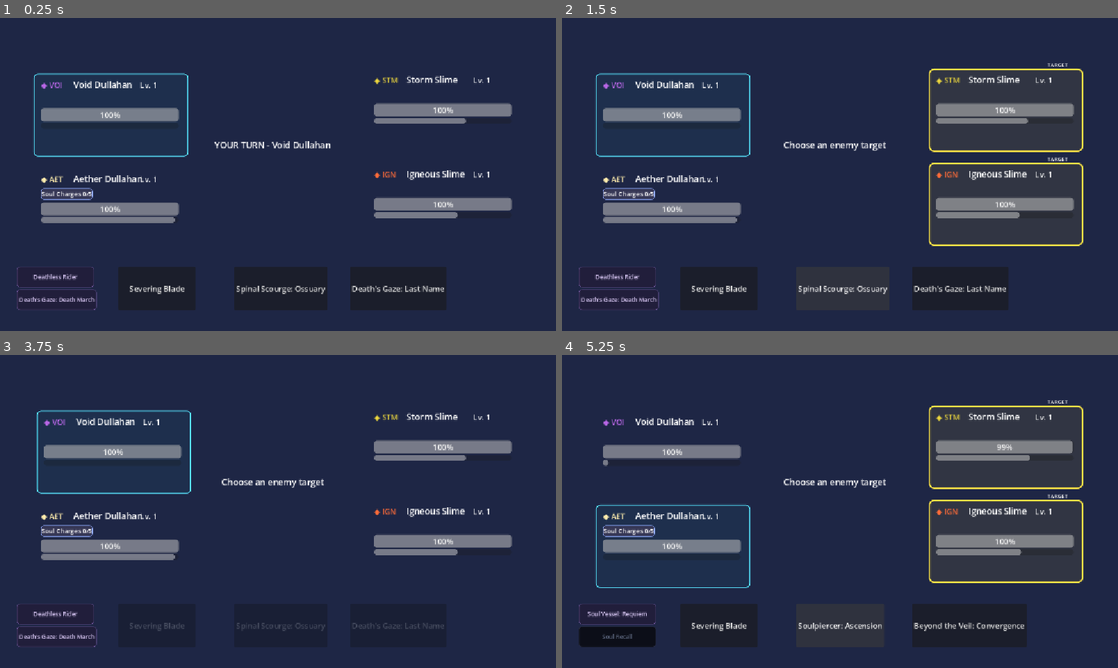
Above: before the commit, frames 1-4 (two rows, left to right).
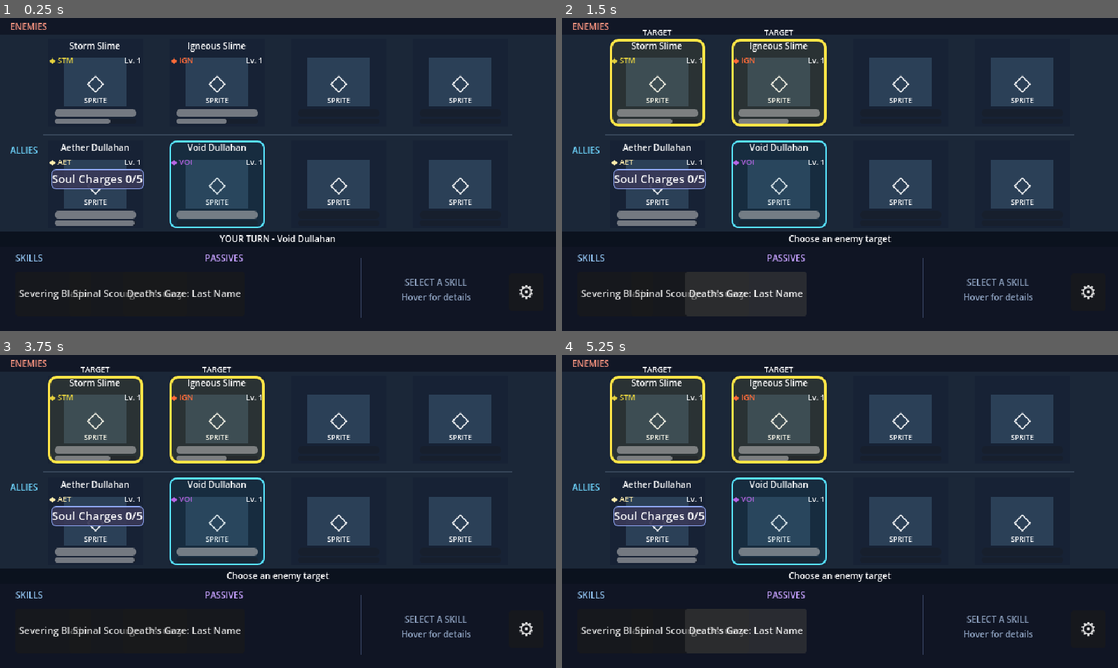
Above: after the commit, the same moments.

Repository: Akharyuu/monster-rpg
Game: Godot game, scene res://scenes/battle/battle_screen.tscn
The game is run twice, just before and just after one commit, with the same random seed, the same clock (stepped at 60 frames per second) and the same inputs.
Inputs (mouse positions are in pixels of both pictures, inside the frame that each line leads up to):
- Up to frame 1 (0.25 s): no input
- Up to frame 2 (1.5 s): click "Severing Blade" at 0.5 s; click "Spinal Scourge: Ossuary" at 1.25 s
- Up to frame 3 (3.75 s): click "Death's Gaze: Last Name" at 2 s; click (528, 630) at 2.75 s, where only the run after the commit has a clickable "⚙"; click (444, 445) at 3.52 s
- Up to frame 4 (5.25 s): click (617, 614) at 4.25 s, where only the run before the commit has a clickable "Deathless Rider"; click "Soulpiercer: Ascension" (after the commit: "Spinal Scourge: Ossuary") at 5 s

The runs differ from the first frame. In frame 1, 52% of the frame differs, in the area x 0-100%, y 0-100%; in frame 2, 57%; in frame 3, 55%; in frame 4, 55%.

Commit message:
ui: scaffold compact four-slot battle scene and 640x360 viewport

Diff:
--- a/godot/project.godot
+++ b/godot/project.godot
@@ -17,8 +17,12 @@
 
 [display]
 
-window/stretch/mode="canvas_items"
-window/stretch/aspect="expand"
+window/size/viewport_width=640
+window/size/viewport_height=360
+window/size/window_width_override=1280
+window/size/window_height_override=720
+window/stretch/mode="viewport"
+window/stretch/aspect="keep"
 
 [physics]
 
--- a/godot/scenes/battle/battle_screen.tscn
+++ b/godot/scenes/battle/battle_screen.tscn
@@ -20,109 +20,310 @@
 anchor_bottom = 1.0
 grow_horizontal = 2
 grow_vertical = 2
-color = Color(0.12, 0.15, 0.27, 1)
+mouse_filter = 2
+color = Color(0.066, 0.09, 0.15, 1)
+
+[node name="Battlefield" type="ColorRect" parent="."]
+layout_mode = 0
+offset_top = 19.0
+offset_right = 640.0
+offset_bottom = 246.0
+mouse_filter = 2
+color = Color(0.105, 0.155, 0.22, 1)
+
+[node name="Center Divide" type="ColorRect" parent="."]
+layout_mode = 0
+offset_left = 50.0
+offset_top = 134.0
+offset_right = 590.0
+offset_bottom = 135.0
+mouse_filter = 2
+color = Color(0.54, 0.62, 0.73, 0.25)
+
+[node name="Enemies Caption" type="Label" parent="."]
+layout_mode = 0
+offset_left = 12.0
+offset_top = 3.0
+offset_right = 132.0
+offset_bottom = 19.0
+mouse_filter = 2
+text = "ENEMIES"
+theme_override_colors/font_color = Color(0.98, 0.58, 0.5, 1)
+theme_override_font_sizes/font_size = 10
+
+[node name="Allies Caption" type="Label" parent="."]
+layout_mode = 0
+offset_left = 12.0
+offset_top = 145.0
+offset_right = 132.0
+offset_bottom = 160.0
+mouse_filter = 2
+text = "ALLIES"
+theme_override_colors/font_color = Color(0.43, 0.83, 0.99, 1)
+theme_override_font_sizes/font_size = 10
+
+[node name="Enemy HUD 1" parent="." instance=ExtResource("2")]
+layout_mode = 0
+offset_left = 55.0
+offset_top = 24.0
+offset_right = 165.0
+offset_bottom = 129.0
+
+[node name="Enemy HUD 2" parent="." instance=ExtResource("2")]
+layout_mode = 0
+offset_left = 195.0
+offset_top = 24.0
+offset_right = 305.0
+offset_bottom = 129.0
+
+[node name="Enemy HUD 3" parent="." instance=ExtResource("2")]
+layout_mode = 0
+offset_left = 335.0
+offset_top = 24.0
+offset_right = 445.0
+offset_bottom = 129.0
+
+[node name="Enemy HUD 4" parent="." instance=ExtResource("2")]
+layout_mode = 0
+offset_left = 475.0
+offset_top = 24.0
+offset_right = 585.0
+offset_bottom = 129.0
 
 [node name="Ally HUD 1" parent="." instance=ExtResource("2")]
 layout_mode = 0
-offset_left = 70.0
-offset_top = 310.0
-offset_right = 390.0
-offset_bottom = 455.0
+offset_left = 55.0
+offset_top = 141.0
+offset_right = 165.0
+offset_bottom = 246.0
 
 [node name="Ally HUD 2" parent="." instance=ExtResource("2")]
 layout_mode = 0
-offset_left = 70.0
-offset_top = 115.0
-offset_right = 390.0
-offset_bottom = 260.0
-
-[node name="Enemy HUD 1" parent="." instance=ExtResource("2")]
-layout_mode = 0
-offset_left = 760.0
-offset_top = 105.0
-offset_right = 1080.0
-offset_bottom = 250.0
-
-[node name="Enemy HUD 2" parent="." instance=ExtResource("2")]
-layout_mode = 0
-offset_left = 760.0
-offset_top = 300.0
-offset_right = 1080.0
-offset_bottom = 445.0
+offset_left = 195.0
+offset_top = 141.0
+offset_right = 305.0
+offset_bottom = 246.0
+
+[node name="Ally HUD 3" parent="." instance=ExtResource("2")]
+layout_mode = 0
+offset_left = 335.0
+offset_top = 141.0
+offset_right = 445.0
+offset_bottom = 246.0
+
+[node name="Ally HUD 4" parent="." instance=ExtResource("2")]
+layout_mode = 0
+offset_left = 475.0
+offset_top = 141.0
+offset_right = 585.0
+offset_bottom = 246.0
+
+[node name="Turn Backdrop" type="ColorRect" parent="."]
+layout_mode = 0
+offset_top = 246.0
+offset_right = 640.0
+offset_bottom = 263.0
+mouse_filter = 2
+color = Color(0.045, 0.07, 0.12, 1)
 
 [node name="Turn Label" type="Label" parent="."]
 layout_mode = 0
-offset_left = 430.0
-offset_top = 250.0
-offset_right = 700.0
-offset_bottom = 285.0
+offset_left = 15.0
+offset_top = 246.0
+offset_right = 625.0
+offset_bottom = 263.0
+mouse_filter = 2
 text = "Preparing battle..."
 horizontal_alignment = 1
-theme_override_font_sizes/font_size = 18
+vertical_alignment = 1
+text_overrun_behavior = 3
+theme_override_font_sizes/font_size = 10
+
+[node name="Action Panel" type="ColorRect" parent="."]
+layout_mode = 0
+offset_top = 263.0
+offset_right = 640.0
+offset_bottom = 360.0
+mouse_filter = 2
+color = Color(0.065, 0.083, 0.14, 1)
+
+[node name="Skill Label" type="Label" parent="."]
+layout_mode = 0
+offset_left = 18.0
+offset_top = 269.0
+offset_right = 206.0
+offset_bottom = 285.0
+mouse_filter = 2
+text = "SKILLS"
+theme_override_colors/font_color = Color(0.58, 0.78, 0.96, 1)
+theme_override_font_sizes/font_size = 10
+
+[node name="Passive Label" type="Label" parent="."]
+layout_mode = 0
+offset_left = 236.0
+offset_top = 269.0
+offset_right = 400.0
+offset_bottom = 285.0
+mouse_filter = 2
+text = "PASSIVES"
+theme_override_colors/font_color = Color(0.76, 0.62, 0.98, 1)
+theme_override_font_sizes/font_size = 10
+
+[node name="Info Divider" type="ColorRect" parent="."]
+layout_mode = 0
+offset_left = 415.0
+offset_top = 276.0
+offset_right = 416.0
+offset_bottom = 345.0
+mouse_filter = 2
+color = Color(0.43, 0.52, 0.72, 0.5)
+
+[node name="Info Label" type="Label" parent="."]
+layout_mode = 0
+offset_left = 431.0
+offset_top = 290.0
+offset_right = 574.0
+offset_bottom = 335.0
+mouse_filter = 2
+text = "SELECT A SKILL\nHover for details"
+horizontal_alignment = 1
+vertical_alignment = 1
+theme_override_colors/font_color = Color(0.56, 0.64, 0.76, 1)
+theme_override_font_sizes/font_size = 10
+
+[node name="Skill 1 Button" type="Button" parent="."]
+layout_mode = 0
+offset_left = 18.0
+offset_top = 292.0
+offset_right = 72.0
+offset_bottom = 343.0
+text = "S1"
+focus_mode = 0
+mouse_default_cursor_shape = 2
+script = ExtResource("3")
+theme_override_font_sizes/font_size = 11
+
+[node name="Skill 2 Button" type="Button" parent="."]
+layout_mode = 0
+offset_left = 80.0
+offset_top = 292.0
+offset_right = 134.0
+offset_bottom = 343.0
+text = "S2"
+focus_mode = 0
+mouse_default_cursor_shape = 2
+script = ExtResource("3")
+theme_override_font_sizes/font_size = 11
+
+[node name="Skill 3 Button" type="Button" parent="."]
+layout_mode = 0
+offset_left = 142.0
+offset_top = 292.0
+offset_right = 196.0
+offset_bottom = 343.0
+text = "S3"
+focus_mode = 0
+mouse_default_cursor_shape = 2
+script = ExtResource("3")
+theme_override_font_sizes/font_size = 11
 
 [node name="Passive Button" type="Button" parent="."]
 layout_mode = 0
-script = ExtResource("3")
-offset_left = 35.0
-offset_top = 515.0
-offset_right = 195.0
-offset_bottom = 543.0
-text = "PASSIVE"
-focus_mode = 0
-mouse_default_cursor_shape = 0
+offset_left = 236.0
+offset_top = 295.0
+offset_right = 283.0
+offset_bottom = 343.0
+visible = false
+text = "P1"
+focus_mode = 0
+script = ExtResource("3")
+theme_override_font_sizes/font_size = 10
 
 [node name="Passive Button 2" type="Button" parent="."]
 layout_mode = 0
-script = ExtResource("3")
-offset_left = 35.0
-offset_top = 546.0
-offset_right = 195.0
-offset_bottom = 574.0
-text = "PASSIVE"
-focus_mode = 0
-mouse_default_cursor_shape = 0
+offset_left = 289.0
+offset_top = 295.0
+offset_right = 336.0
+offset_bottom = 343.0
+visible = false
+text = "P2"
+focus_mode = 0
+script = ExtResource("3")
+theme_override_font_sizes/font_size = 10
 
 [node name="Passive Button 3" type="Button" parent="."]
 layout_mode = 0
-script = ExtResource("3")
-offset_left = 35.0
-offset_top = 577.0
-offset_right = 195.0
-offset_bottom = 605.0
-text = "PASSIVE"
-focus_mode = 0
-mouse_default_cursor_shape = 0
-
-[node name="Skill 1 Button" type="Button" parent="."]
-layout_mode = 0
-script = ExtResource("3")
-offset_left = 245.0
-offset_top = 515.0
-offset_right = 405.0
-offset_bottom = 605.0
-text = "S1"
-
-[node name="Skill 2 Button" type="Button" parent="."]
-layout_mode = 0
-script = ExtResource("3")
-offset_left = 485.0
-offset_top = 515.0
-offset_right = 645.0
-offset_bottom = 605.0
-text = "S2"
-
-[node name="Skill 3 Button" type="Button" parent="."]
-layout_mode = 0
-script = ExtResource("3")
-offset_left = 725.0
-offset_top = 515.0
-offset_right = 885.0
-offset_bottom = 605.0
-text = "S3"
+offset_left = 342.0
+offset_top = 295.0
+offset_right = 389.0
+offset_bottom = 343.0
+visible = false
+text = "P3"
+focus_mode = 0
+script = ExtResource("3")
+theme_override_font_sizes/font_size = 10
+
+[node name="Options Button" type="Button" parent="."]
+layout_mode = 0
+offset_left = 586.0
+offset_top = 294.0
+offset_right = 626.0
+offset_bottom = 337.0
+text = "⚙"
+tooltip_text = "Battle options"
+focus_mode = 0
+theme_override_font_sizes/font_size = 22
+
+[node name="Options Overlay" type="ColorRect" parent="."]
+visible = false
+z_index = 30
+layout_mode = 1
+anchors_preset = 15
+anchor_right = 1.0
+anchor_bottom = 1.0
+grow_horizontal = 2
+grow_vertical = 2
+color = Color(0.027, 0.037, 0.07, 0.9)
+
+[node name="Options Panel" type="Panel" parent="Options Overlay"]
+layout_mode = 0
+offset_left = 205.0
+offset_top = 87.0
+offset_right = 435.0
+offset_bottom = 258.0
+mouse_filter = 2
+
+[node name="Options Heading" type="Label" parent="Options Overlay"]
+layout_mode = 0
+offset_left = 213.0
+offset_top = 104.0
+offset_right = 428.0
+offset_bottom = 128.0
+text = "BATTLE OPTIONS"
+horizontal_alignment = 1
+theme_override_font_sizes/font_size = 16
+
+[node name="Resume Button" type="Button" parent="Options Overlay"]
+layout_mode = 0
+offset_left = 239.0
+offset_top = 145.0
+offset_right = 402.0
+offset_bottom = 181.0
+text = "Continue"
+
+[node name="Restart Button" type="Button" parent="Options Overlay"]
+layout_mode = 0
+offset_left = 239.0
+offset_top = 194.0
+offset_right = 402.0
+offset_bottom = 230.0
+text = "Restart demo"
 
 [connection signal="pressed" from="Skill 1 Button" to="." method="_on_skill_1_button_pressed"]
 [connection signal="pressed" from="Skill 2 Button" to="." method="_on_skill_2_button_pressed"]
 [connection signal="pressed" from="Skill 3 Button" to="." method="_on_skill_3_button_pressed"]
-
 [connection signal="pressed" from="Passive Button 2" to="." method="_on_soul_recall_button_2_pressed"]
 [connection signal="pressed" from="Passive Button 3" to="." method="_on_soul_recall_button_3_pressed"]
+[connection signal="pressed" from="Options Button" to="." method="_on_options_button_pressed"]
+[connection signal="pressed" from="Options Overlay/Resume Button" to="." method="_on_resume_button_pressed"]
+[connection signal="pressed" from="Options Overlay/Restart Button" to="." method="_on_restart_button_pressed"]
--- a/godot/scenes/battle/monster_battle_hud.tscn
+++ b/godot/scenes/battle/monster_battle_hud.tscn
@@ -3,106 +3,149 @@
 [ext_resource type="Script" path="res://scenes/battle/monster_battle_hud.gd" id="1"]
 
 [node name="MonsterBattleHUD" type="Control"]
-custom_minimum_size = Vector2(320, 172)
+custom_minimum_size = Vector2(110, 105)
 layout_mode = 3
 anchors_preset = 0
-offset_right = 320.0
-offset_bottom = 172.0
+offset_right = 110.0
+offset_bottom = 105.0
 script = ExtResource("1")
+
+[node name="Slot Backing" type="ColorRect" parent="."]
+layout_mode = 0
+offset_right = 110.0
+offset_bottom = 101.0
+mouse_filter = 2
+color = Color(0.08, 0.12, 0.2, 0.62)
+
+[node name="Portrait" type="ColorRect" parent="."]
+layout_mode = 0
+offset_left = 19.0
+offset_top = 22.0
+offset_right = 91.0
+offset_bottom = 78.0
+mouse_filter = 2
+color = Color(0.17, 0.25, 0.34, 1)
+
+[node name="Portrait Glyph" type="Label" parent="."]
+layout_mode = 0
+offset_left = 29.0
+offset_top = 31.0
+offset_right = 81.0
+offset_bottom = 64.0
+mouse_filter = 2
+text = "◇"
+horizontal_alignment = 1
+vertical_alignment = 1
+theme_override_font_sizes/font_size = 26
+
+[node name="Portrait Caption" type="Label" parent="."]
+layout_mode = 0
+offset_left = 21.0
+offset_top = 65.0
+offset_right = 89.0
+offset_bottom = 76.0
+mouse_filter = 2
+text = "SPRITE"
+horizontal_alignment = 1
+theme_override_font_sizes/font_size = 8
 
 [node name="Turn Indicator" type="Panel" parent="."]
 visible = false
-layout_mode = 1
-anchors_preset = 15
-anchor_right = 1.0
-anchor_bottom = 1.0
-grow_horizontal = 2
-grow_vertical = 2
+layout_mode = 0
+offset_right = 110.0
+offset_bottom = 101.0
 mouse_filter = 2
 
 [node name="Target Highlight" type="Panel" parent="."]
 visible = false
-layout_mode = 1
-anchors_preset = 15
-anchor_right = 1.0
-anchor_bottom = 1.0
-grow_horizontal = 2
-grow_vertical = 2
+layout_mode = 0
+offset_right = 110.0
+offset_bottom = 101.0
 mouse_filter = 2
+
+[node name="Name" type="Label" parent="."]
+layout_mode = 0
+offset_left = 2.0
+offset_right = 108.0
+offset_bottom = 17.0
+mouse_filter = 2
+horizontal_alignment = 1
+vertical_alignment = 1
+text_overrun_behavior = 3
+theme_override_font_sizes/font_size = 10
 
 [node name="Attribute" type="Label" parent="."]
 layout_mode = 0
-offset_left = 15.0
-offset_top = 12.0
-offset_right = 75.0
-offset_bottom = 35.0
-
-[node name="Name" type="Label" parent="."]
-layout_mode = 0
-offset_left = 82.0
-offset_top = 10.0
-offset_right = 215.0
-offset_bottom = 35.0
-theme_override_font_sizes/font_size = 18
+offset_left = 2.0
+offset_top = 18.0
+offset_right = 40.0
+offset_bottom = 31.0
+mouse_filter = 2
+theme_override_font_sizes/font_size = 9
 
 [node name="Level" type="Label" parent="."]
 layout_mode = 0
-offset_left = 220.0
-offset_top = 12.0
-offset_right = 270.0
-offset_bottom = 35.0
+offset_left = 72.0
+offset_top = 18.0
+offset_right = 108.0
+offset_bottom = 31.0
+mouse_filter = 2
+horizontal_alignment = 2
+theme_override_font_sizes/font_size = 9
 
 [node name="Battle States" type="HBoxContainer" parent="."]
 layout_mode = 0
-offset_left = 15.0
-offset_top = 42.0
-offset_right = 300.0
-offset_bottom = 67.0
-theme_override_constants/separation = 5
+offset_left = 4.0
+offset_top = 33.0
+offset_right = 106.0
+offset_bottom = 46.0
+mouse_filter = 2
+theme_override_constants/separation = 2
+
+[node name="Status" type="HBoxContainer" parent="."]
+layout_mode = 0
+offset_left = 3.0
+offset_top = 65.0
+offset_right = 107.0
+offset_bottom = 79.0
+mouse_filter = 2
+theme_override_constants/separation = 1
 
 [node name="HP" type="ProgressBar" parent="."]
 layout_mode = 0
-offset_left = 15.0
-offset_top = 72.0
-offset_right = 300.0
-offset_bottom = 98.0
+offset_left = 8.0
+offset_top = 81.0
+offset_right = 102.0
+offset_bottom = 90.0
+show_percentage = false
 
 [node name="AG" type="ProgressBar" parent="."]
 layout_mode = 0
-offset_left = 15.0
-offset_top = 102.0
-offset_right = 300.0
-offset_bottom = 114.0
+offset_left = 8.0
+offset_top = 92.0
+offset_right = 102.0
+offset_bottom = 98.0
 max_value = 100.0
 show_percentage = false
-
-[node name="Status" type="HBoxContainer" parent="."]
-layout_mode = 0
-offset_left = 15.0
-offset_top = 122.0
-offset_right = 300.0
-offset_bottom = 154.0
-theme_override_constants/separation = 5
 
 [node name="Target Prompt" type="Label" parent="."]
 visible = false
 layout_mode = 0
-offset_left = 230.0
-offset_top = -18.0
-offset_right = 304.0
-offset_bottom = 2.0
+offset_left = 25.0
+offset_top = -14.0
+offset_right = 85.0
+offset_bottom = 0.0
 mouse_filter = 2
 text = "TARGET"
 horizontal_alignment = 1
 vertical_alignment = 1
-theme_override_font_sizes/font_size = 11
+theme_override_font_sizes/font_size = 9
 
 [node name="Target Button" type="Button" parent="."]
 visible = false
 layout_mode = 0
-offset_left = 5.0
-offset_top = 5.0
-offset_right = 315.0
-offset_bottom = 167.0
+offset_right = 110.0
+offset_bottom = 101.0
 flat = true
 disabled = true
+focus_mode = 0
Not shown, added: godot/scenes/battle/COMPACT_LAYOUT.md
